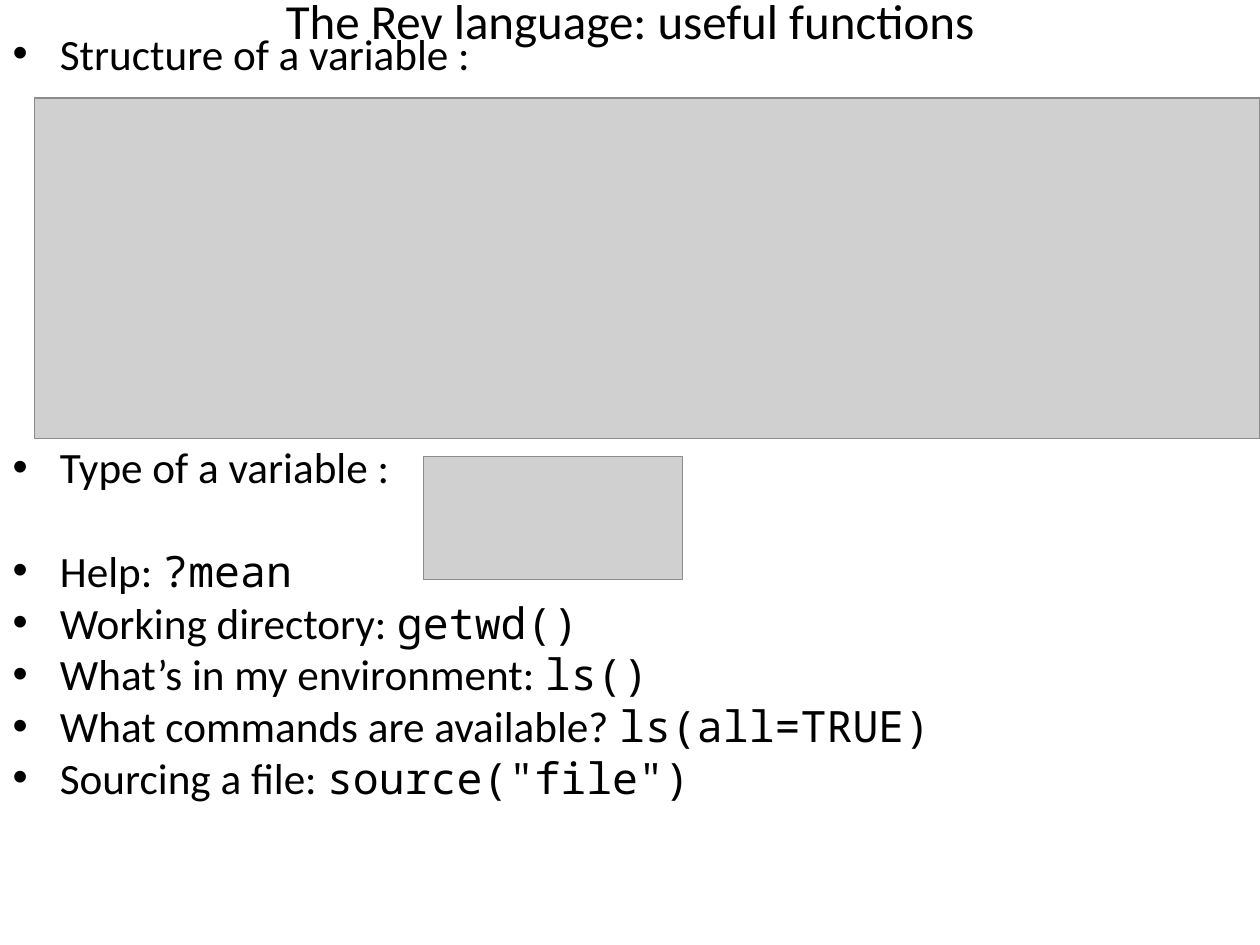
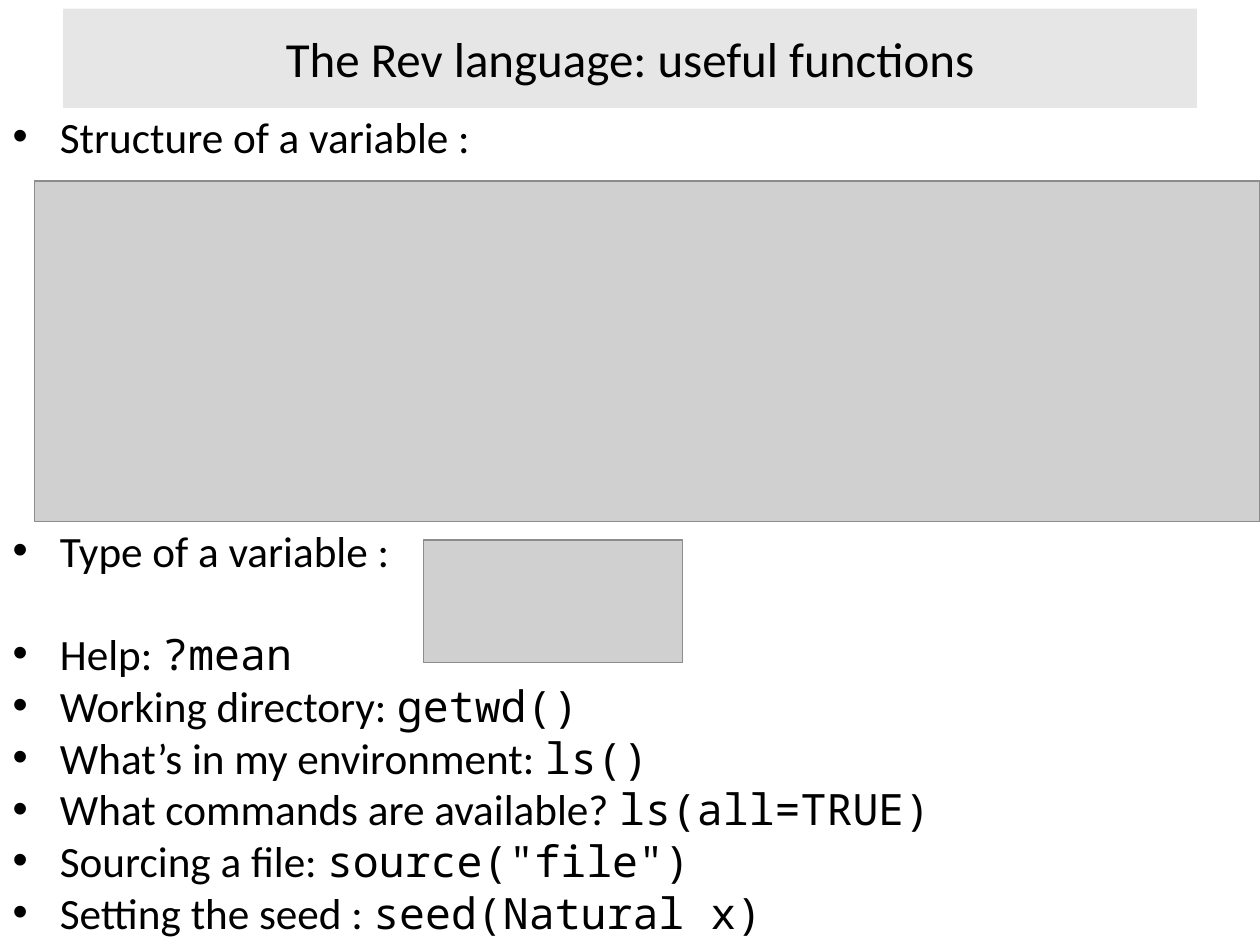
Before and after one commit to Boussau/boussau.github.io, a slide deck: slide 18 of COME_courses/Cambridge_2022/6_Bayesian_inference/RevBayesIntro.pptx. Drawn at 1260x945 pixels with LibreOffice and Linux fonts; fonts in the diff are those of the drawing; grey boxes stand for pictures. Boxes give left, top, right and bottom in pixels: in the first picture for what was removed or moved away, otherwise in the second. Text is boxed around its words. In the diff, an @@ line names an element or a change of style, - is before the commit and + after.

```diff
--- a/COME_courses/Cambridge_2022/6_Bayesian_inference/RevBayesIntro.pptx
+++ b/COME_courses/Cambridge_2022/6_Bayesian_inference/RevBayesIntro.pptx
@@ title "The Rev language: useful functions": place and size @@
-title "The Rev language: useful functions" at <box>286,5,974,51</box>
+title "The Rev language: useful functions" at <box>63,9,1197,108</box>
@@ title "The Rev language: useful functions" at <box>63,9,1197,108</box>: fill none to #E6E6E6 @@
@@ 2 pictures, 1 text: place and size @@
-2 pictures, 1 text at <box>34,34,1260,802</box>
+2 pictures, 1 text at <box>34,123,1260,937</box>
@@ text at <box>60,896,762,937</box>: paragraph added @@
+• Setting the seed : seed(Natural x)
```
Also in this commit, not shown: 45 other slides changed, 3 slides added, 1 other file.
